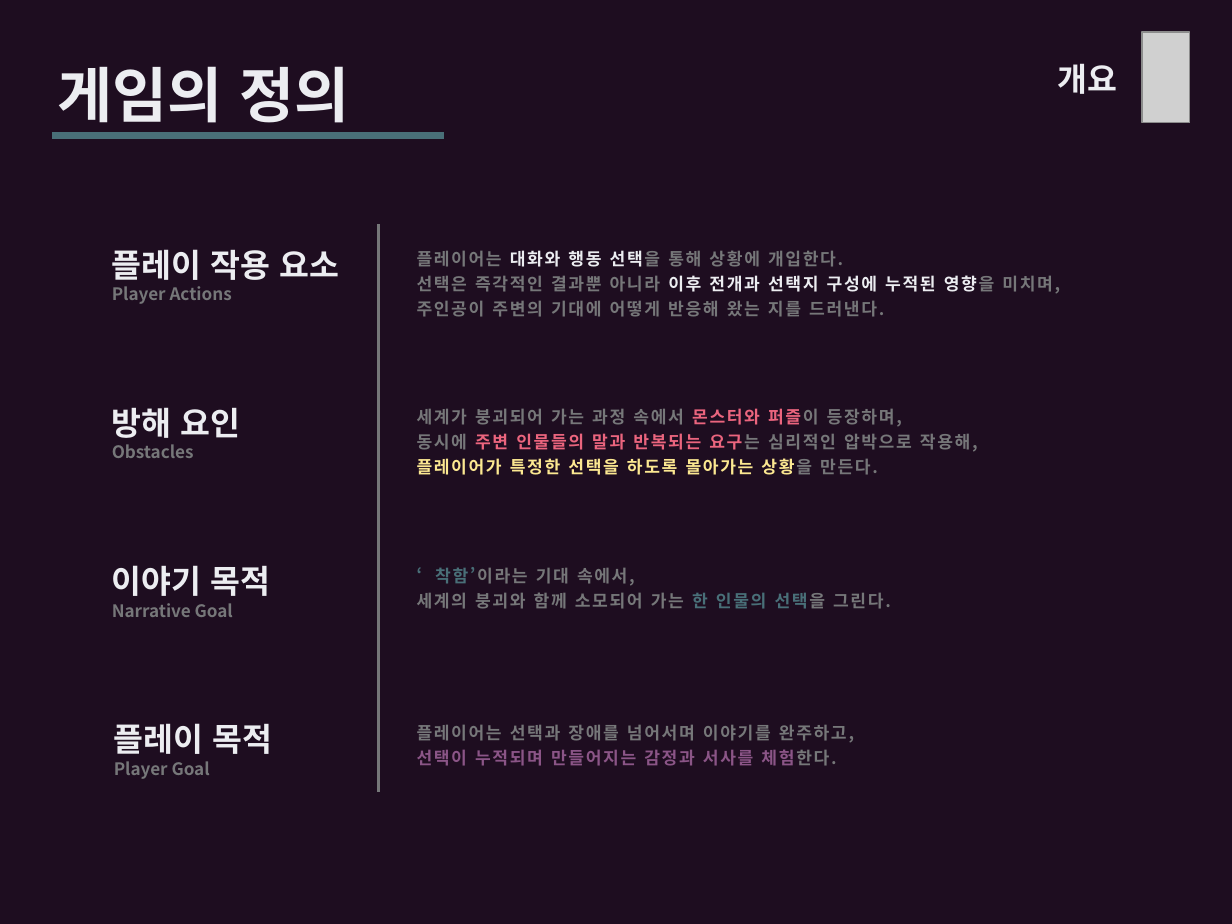
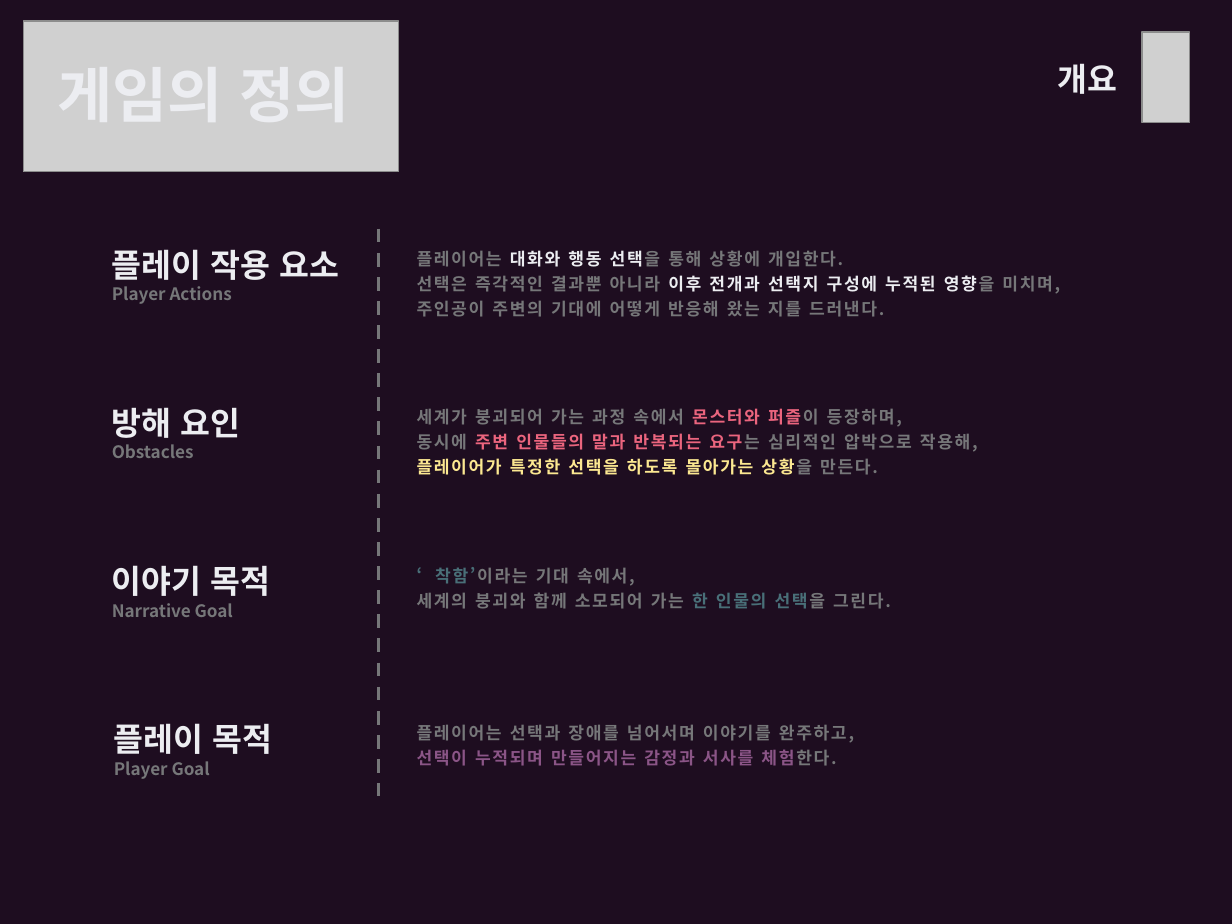
Before and after one commit to ysooj/Gihoek, a slide deck: slide 7 of reference_copying.pptx. Drawn at 1232x924 pixels with LibreOffice and Linux fonts; fonts in the diff are those of the drawing; grey boxes stand for pictures. Boxes give left, top, right and bottom in pixels: in the first picture for what was removed or moved away, otherwise in the second. Text is boxed around its words. In the diff, an @@ line names an element or a change of style, - is before the commit and + after.

```diff
--- a/reference_copying.pptx
+++ b/reference_copying.pptx
@@ picture added at bbox=[23, 21, 399, 171] @@
@@ text removed at bbox=[57, 66, 349, 133] @@
-게임의 정의
@@ line removed from (52, 136) to (445, 136) @@
@@ line moved from (378, 224) - (378, 792) to (378, 229) - (378, 796) @@
@@ line (378, 229) - (378, 796): stroke #767779 2 pt to #767779 2 pt dashed @@
```
Also in this commit, not shown: 7 other slides changed, 8 slides added, 4 slides removed, 55 other files.
